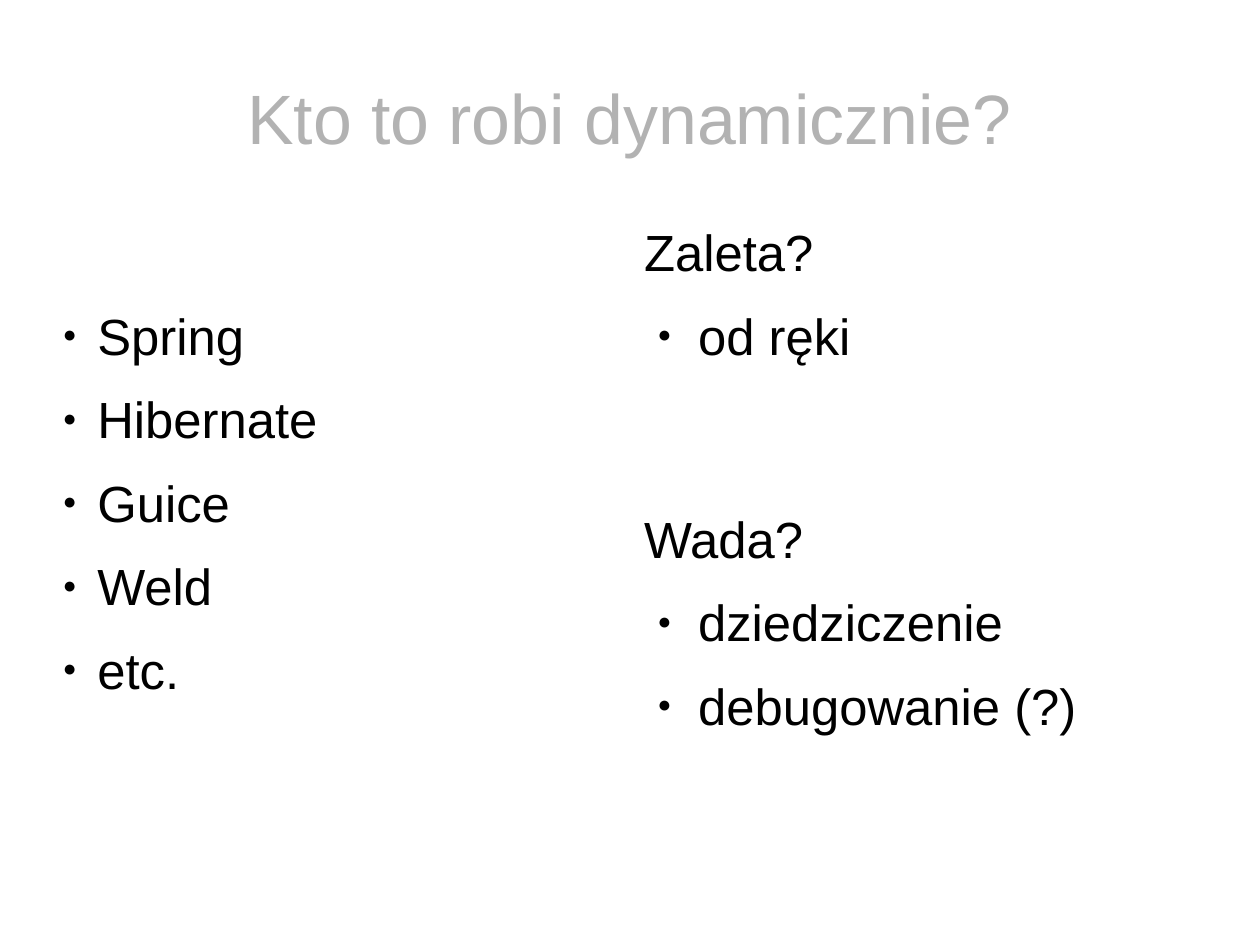
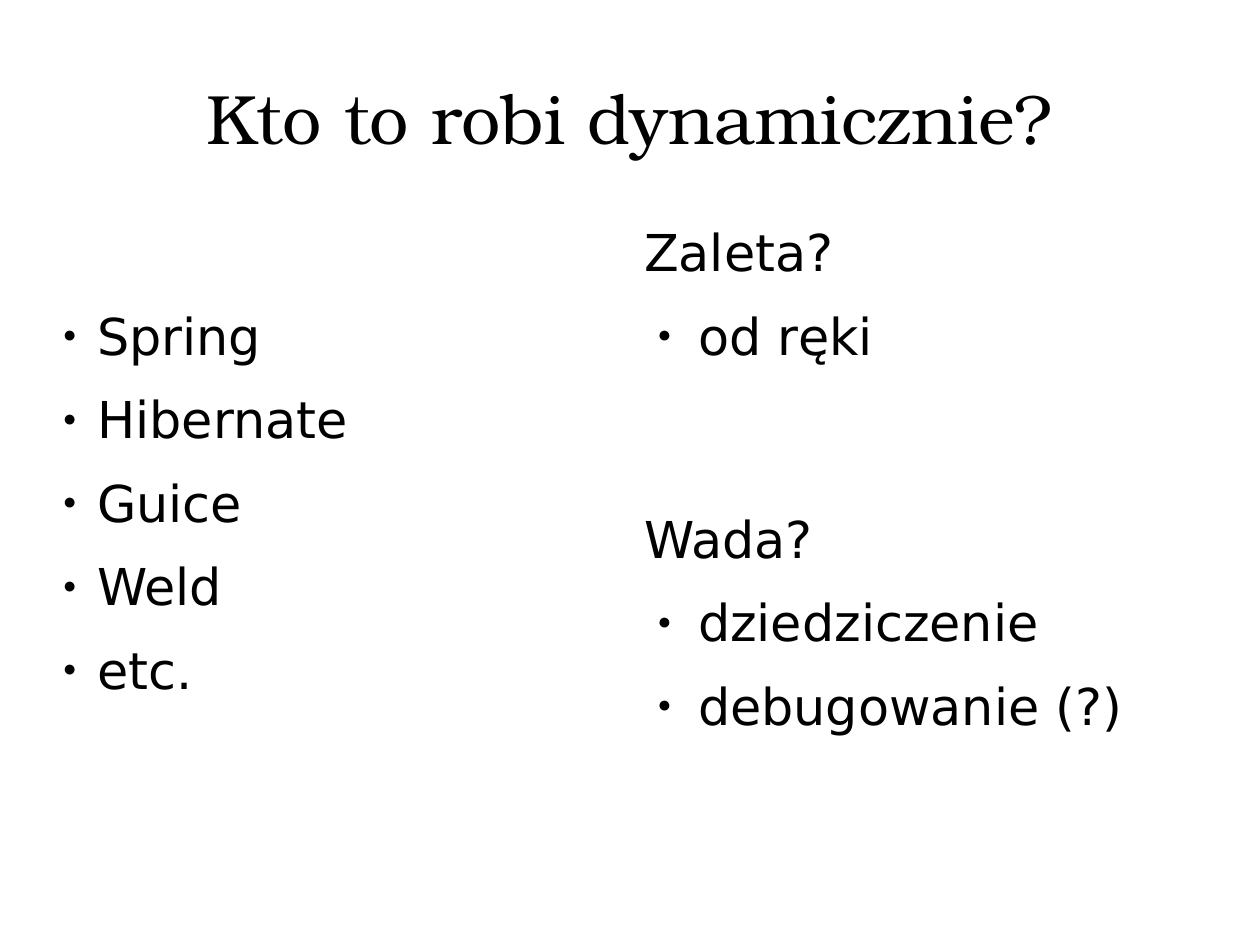
Before and after one commit to tirpitz-verus/bytebuddy-agent-presentation, a slide deck: slide 9 of slides.odp (slide 8 before the commit). Drawn at 1260x945 pixels with LibreOffice and Linux fonts; fonts in the diff are those of the drawing. Boxes give left, top, right and bottom in pixels: in the first picture for what was removed or moved away, otherwise in the second. Text is boxed around its words. In the diff, an @@ line names an element or a change of style, - is before the commit and + after.

```diff
--- a/slides.odp
+++ b/slides.odp
@@ title "Kto to robi dynamicznie?" at (206,94,1052,160): font Arial to TeX Gyre Bonum, text colour #B2B2B2 to #000000 @@
@@ font Arial to DejaVu Sans in 3 elements at (97,316,347,690), (644,232,873,365), (644,519,1039,736) @@
```
Also in this commit, not shown: 11 other slides changed, 4 slides added, 3 slides removed, 1 other file.
